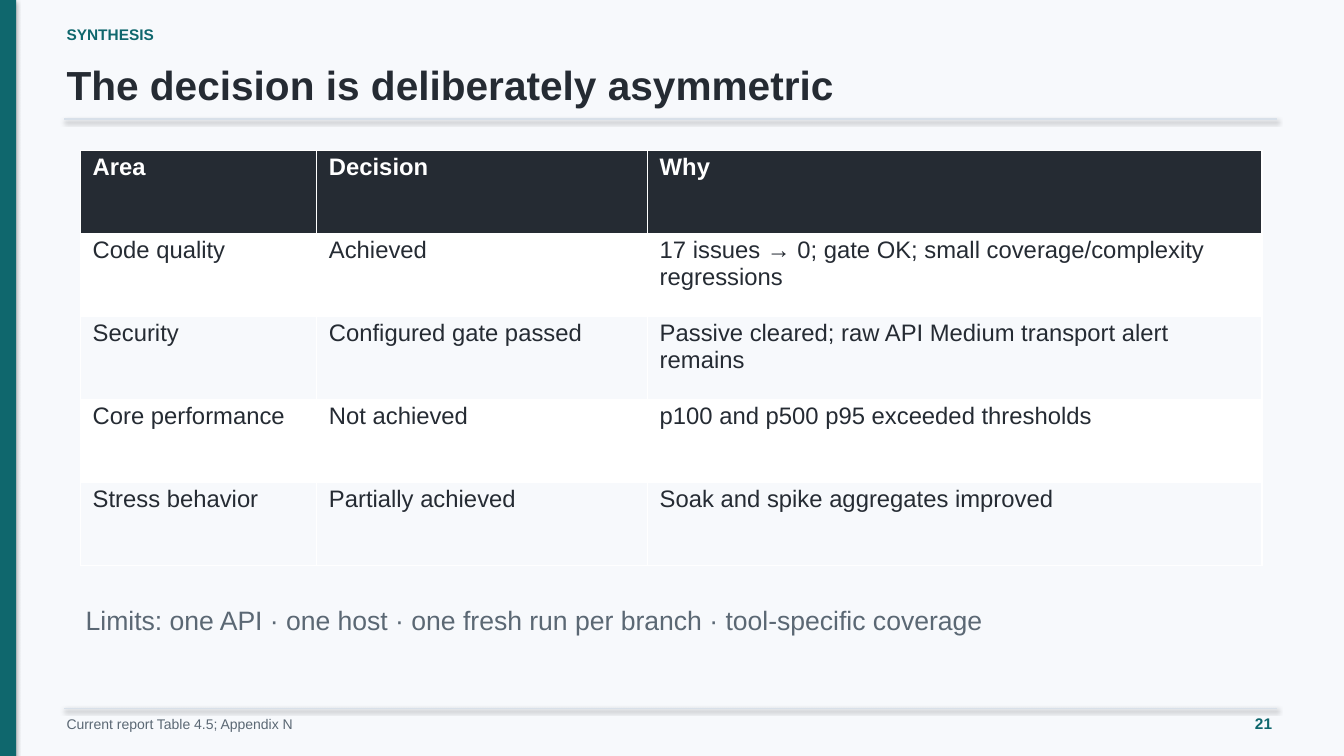
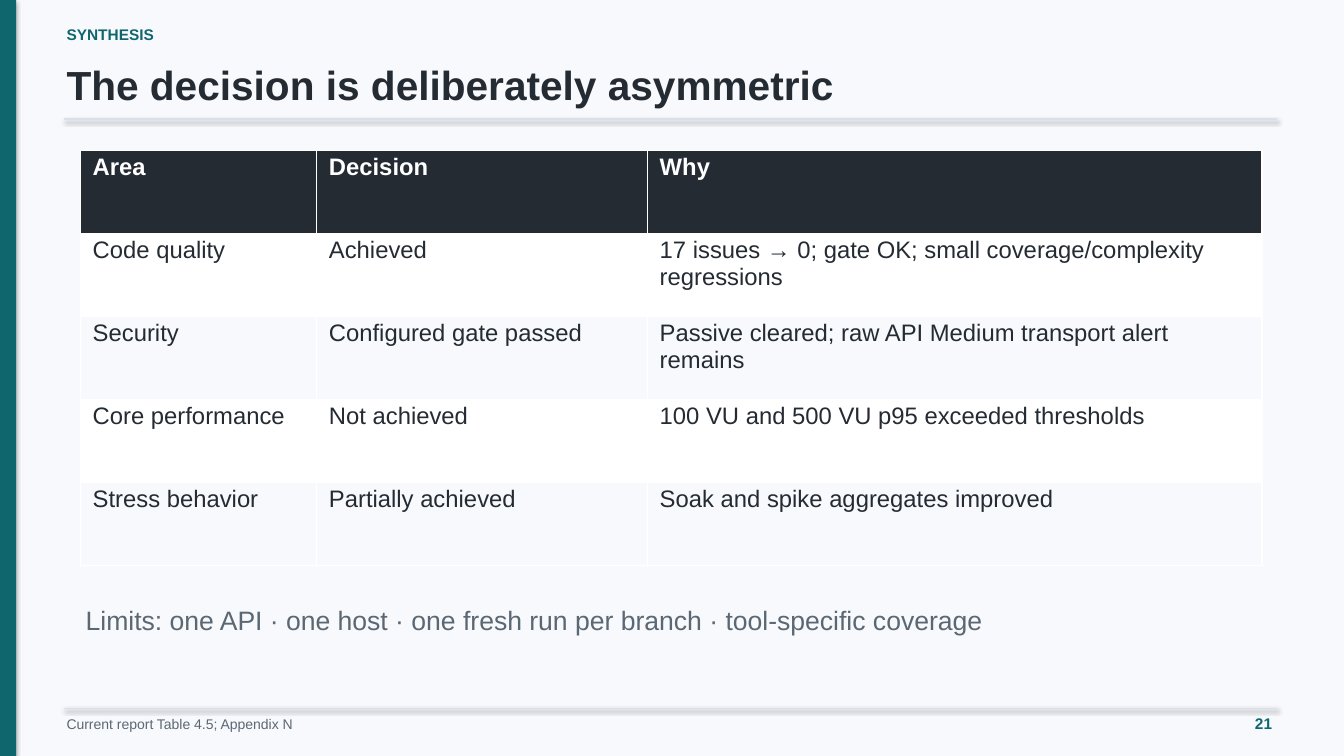
Before and after one commit to minatozaki98/financial-accounting, a slide deck: slide 21 of Document/outputs/final-defense/G6519692_Zaw_Ye_Htut_Ko_Final_Thesis_Defense.pptx. Drawn at 1344x756 pixels with LibreOffice and Linux fonts; fonts in the diff are those of the drawing. Boxes give left, top, right and bottom in pixels: in the first picture for what was removed or moved away, otherwise in the second. Text is boxed around its words. In the diff, an @@ line names an element or a change of style, - is before the commit and + after.

```diff
--- a/Document/outputs/final-defense/G6519692_Zaw_Ye_Htut_Ko_Final_Thesis_Defense.pptx
+++ b/Document/outputs/final-defense/G6519692_Zaw_Ye_Htut_Ko_Final_Thesis_Defense.pptx
@@ table at (x1=81, y1=150, x2=1261, y2=566) @@
-row 4, column 3: p100 and p500 p95 exceeded thresholds
+row 4, column 3: 100 VU and 500 VU p95 exceeded thresholds
```
Also in this commit, not shown: 9 other slides changed, 10 other files.
